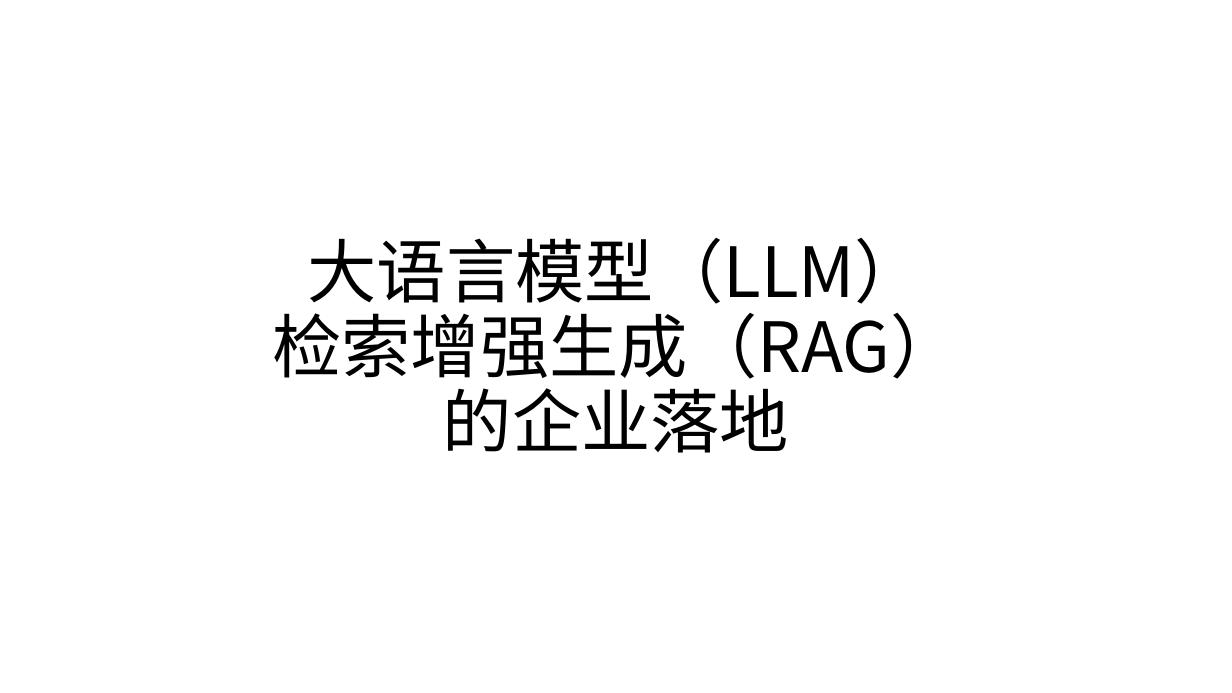
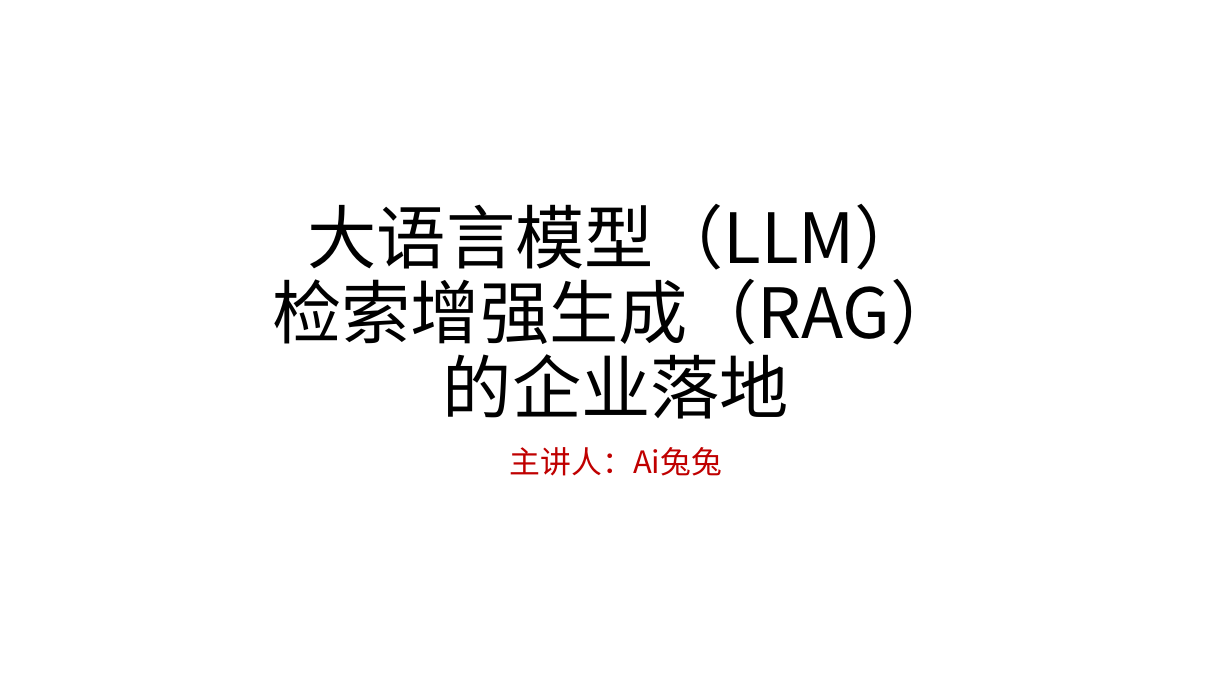
Before and after one commit to SakigamiYang/PyCon, a slide deck: slide 1 of PyCon2023/LLM+RAG企业落地-Ai兔兔.pptx. Drawn at 1232x693 pixels with LibreOffice and Linux fonts; fonts in the diff are those of the drawing. Boxes give left, top, right and bottom in pixels: in the first picture for what was removed or moved away, otherwise in the second. Text is boxed around its words. In the diff, an @@ line names an element or a change of style, - is before the commit and + after.

```diff
--- a/PyCon2023/LLM+RAG企业落地-Ai兔兔.pptx
+++ b/PyCon2023/LLM+RAG企业落地-Ai兔兔.pptx
@@ title "大语言模型（LLM） 检索增强生成（RAG） 的企业落地": place and size @@
-title "大语言模型（LLM） 检索增强生成（RAG） 的企业落地" at <box>272,238,959,453</box>
+title "大语言模型（LLM） 检索增强生成（RAG） 的企业落地" at <box>272,204,959,419</box>
@@ subtitle added at <box>510,447,722,476</box>, 24 pt, text #C00000 @@
+主讲人：Ai兔兔
```
Also in this commit, not shown: 15 other slides changed, 2 slides added, 1 slide removed.
